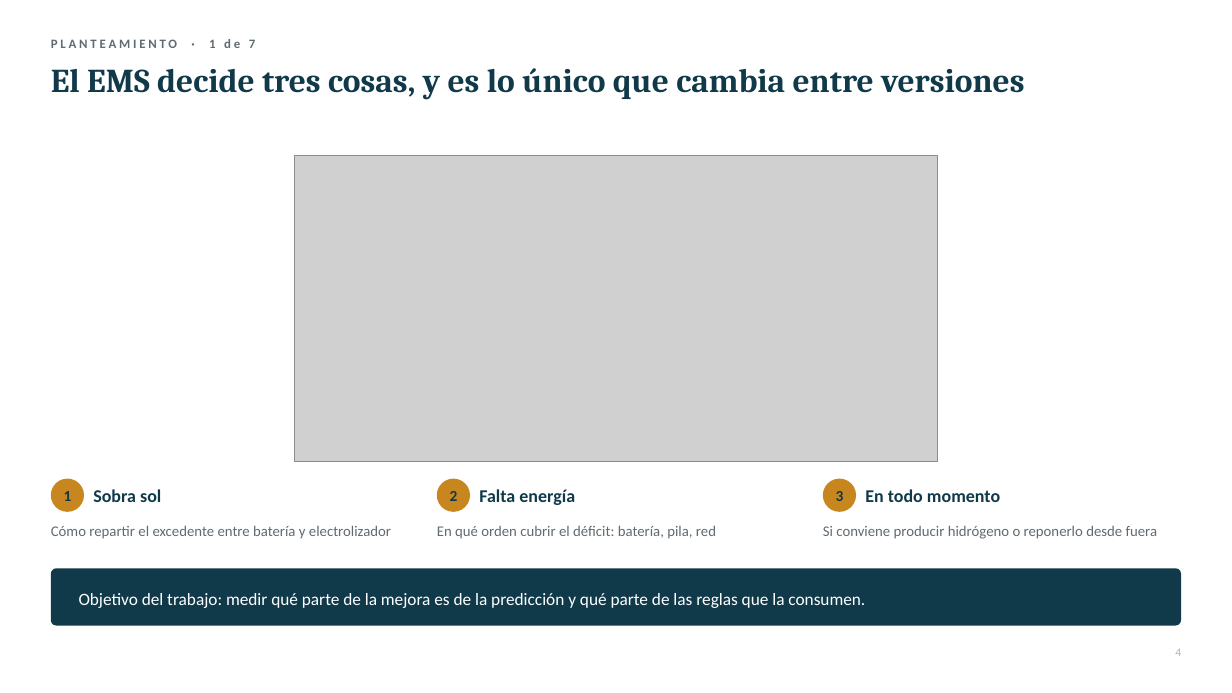
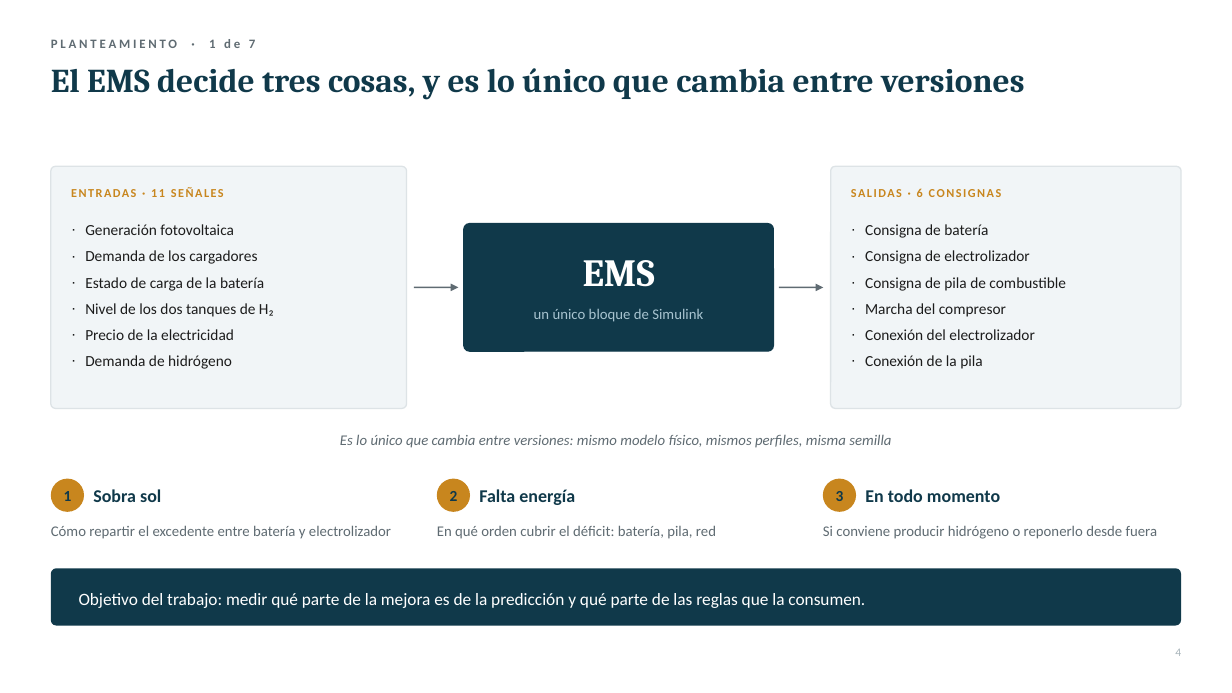
Before and after one commit to FerXxk/multi-energy-station-ems, a slide deck: slide 4 of defensa/OASIS_defensa_TFG.pptx. Drawn at 1232x693 pixels with LibreOffice and Linux fonts; fonts in the diff are those of the drawing; grey boxes stand for pictures. Boxes give left, top, right and bottom in pixels: in the first picture for what was removed or moved away, otherwise in the second. Text is boxed around its words. In the diff, an @@ line names an element or a change of style, - is before the commit and + after.

```diff
--- a/defensa/OASIS_defensa_TFG.pptx
+++ b/defensa/OASIS_defensa_TFG.pptx
@@ rounded rectangle added at box(51, 166, 407, 409), fill #F1F5F7, outline #DDE3E6 1 pt @@
@@ picture removed at box(295, 155, 937, 462) @@
@@ rounded rectangle added at box(831, 166, 1181, 409), fill #F1F5F7, outline #DDE3E6 1 pt @@
@@ text added at box(71, 187, 224, 197), 9.5 pt, text #C8861E, bold @@
+ENTRADAS · 11 SEÑALES
@@ text added at box(851, 188, 1002, 197), 9.5 pt, text #C8861E, bold @@
+SALIDAS · 6 CONSIGNAS
@@ text added at box(85, 224, 274, 369), 12 pt, text #1C1C1C @@
+· Generación fotovoltaica
+· Demanda de los cargadores
+· Estado de carga de la batería
+· Nivel de los dos tanques de H₂
+· Precio de la electricidad
+· Demanda de hidrógeno
@@ rounded rectangle added at box(464, 224, 774, 351), fill #10394A, outline #10394A 1 pt @@
@@ text added at box(865, 224, 1066, 369), 12 pt, text #1C1C1C @@
+· Consigna de batería
+· Consigna de electrolizador
+· Consigna de pila de combustible
+· Marcha del compresor
+· Conexión del electrolizador
+· Conexión de la pila
@@ text added at box(583, 260, 655, 287), 30 pt, text #FFFFFF, bold @@
+EMS
@@ arrow added from (414, 287) to (458, 287), #5F6B72 1.25 pt @@
@@ arrow added from (779, 287) to (823, 287), #5F6B72 1.25 pt @@
@@ text added at box(534, 309, 703, 322), 11.5 pt, text #A8C4D0 @@
+un único bloque de Simulink
@@ text added at box(340, 434, 891, 448), 11.5 pt, text #5F6B72, italic @@
+Es lo único que cambia entre versiones: mismo modelo físico, mismos perfiles, misma semilla
```
Also in this commit, not shown: 1 other slide changed, 1 slide added, 1 slide removed, 2 other files.
